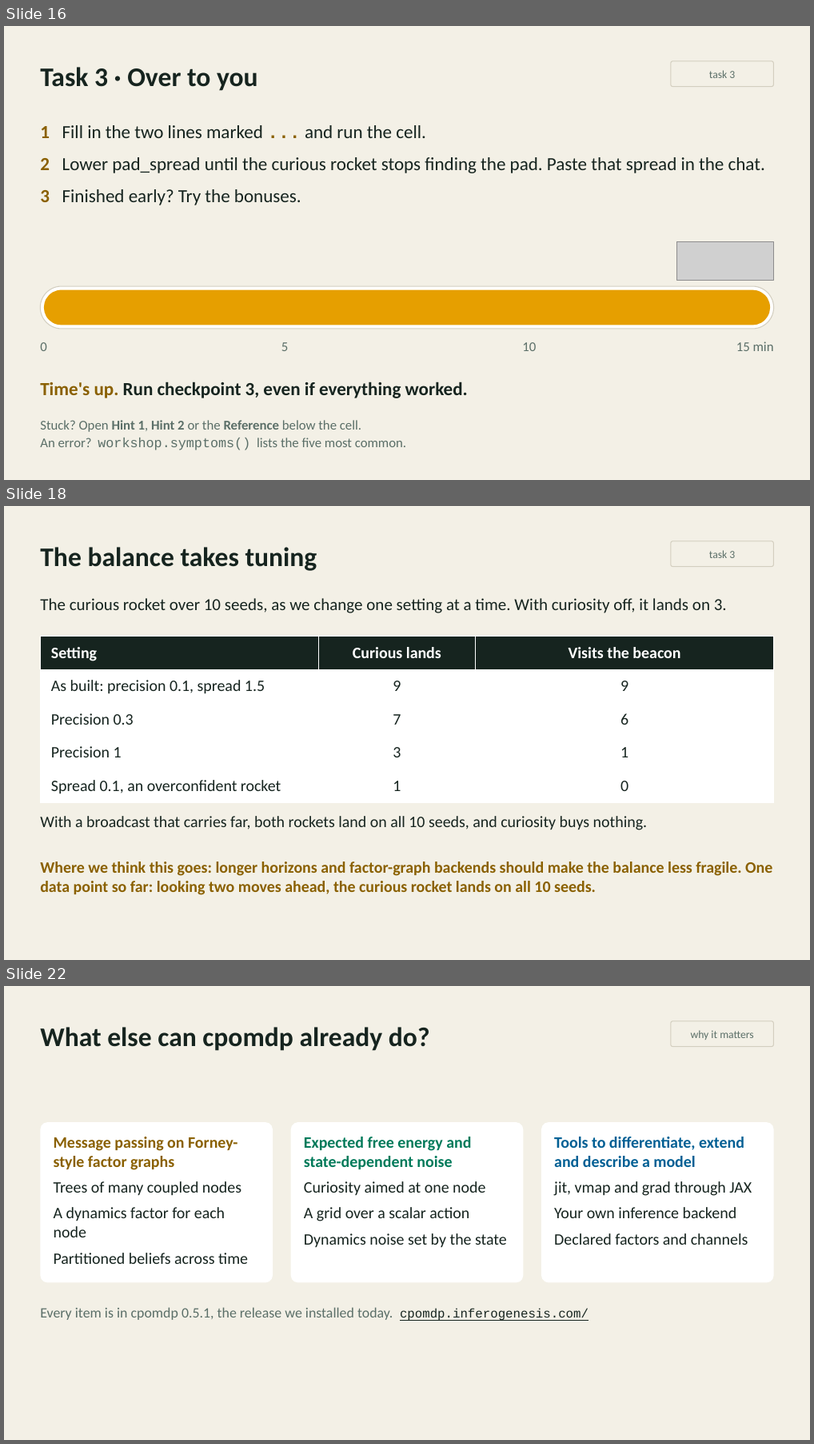
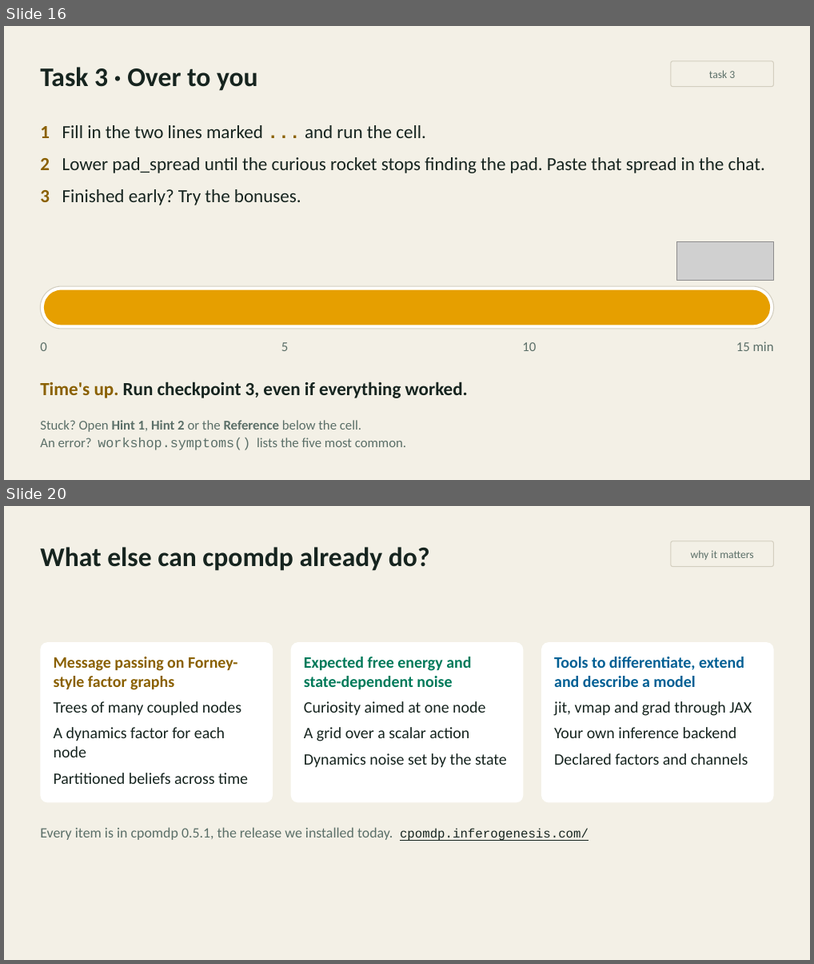
Before and after one commit to inferogenesis/cpomdp-workshop, a slide deck: deck/cpomdp_symposium_2026.pptx. Shown one above the other, each under a label of ours: slides 16, 18 and 22 before the commit, slides 16 and 20 after it; the slides between them are not shown. The pictures are 814x1444 and 814x964 pixels, drawn with LibreOffice and Linux fonts; fonts in the diff are those of the drawing; grey boxes stand for pictures. Boxes give left, top, right and bottom in pixels: in the first picture for what was removed or moved away, otherwise in the second. Text is boxed around its words. In the diff, an @@ line names an element or a change of style, - is before the commit and + after.

```diff
--- a/deck/cpomdp_symposium_2026.pptx
+++ b/deck/cpomdp_symposium_2026.pptx
@@ slide 18 removed at <box>4,506,810,960</box>, background #F3F0E6 @@
@@ text removed at <box>40,547,318,571</box> @@
-The balance takes tuning
@@ rounded rectangle removed at <box>671,541,774,567</box> @@
-task 3
@@ text removed at <box>40,598,727,613</box> @@
-The curious rocket over 10 seeds, as we change one setting at a time. With curiosity off, it lands on 3.
@@ table removed at <box>40,636,774,803</box>, 5 rows, 3 columns @@
-Setting | Curious lands | Visits the beacon
-As built: precision 0.1, spread 1.5 | 9 | 9
-Precision 0.3 | 7 | 6
-Precision 1 | 3 | 1
-Spread 0.1, an overconfident rocket | 1 | 0
@@ text removed at <box>40,816,647,830</box> @@
-With a broadcast that carries far, both rockets land on all 10 seeds, and curiosity buys nothing.
@@ text removed at <box>40,861,773,895</box> @@
-Where we think this goes: longer horizons and factor-graph backends should make the balance less fragile. One data point so far: looking two moves ahead, the curious rocket lands on all 10 seeds.
@@ what was slide 22 is now slide 20 @@
```
Also in this commit, not shown: 3 slides changed, 1 other slide removed, 2 other files.
